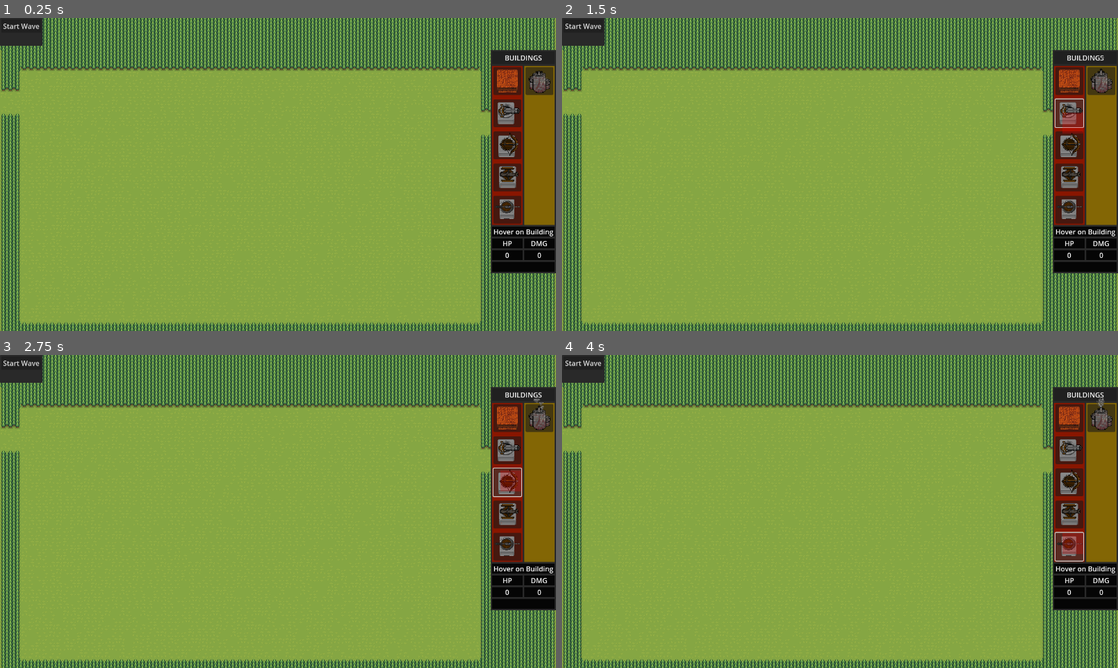
Above: before the commit, frames 1-4 (two rows, left to right).
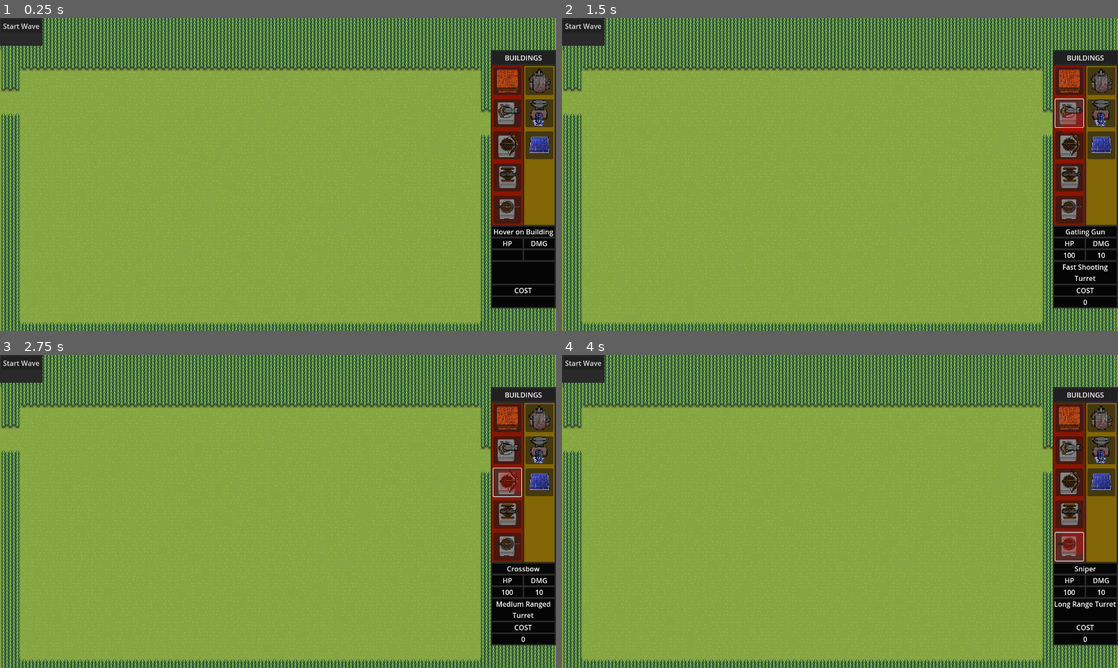
Above: after the commit, the same moments.

Repository: Krish-Dubey/uwa-game-jam
Game: Godot game, scene res://scenes/map.tscn
Same seed, same stepped clock (60 frames per second), same inputs: the game is played once before the commit and once after it. The engine's default icon, where the game draws it, is replaced by a stand-in: a white triangle on a blue panel in a dark square.
Inputs (mouse positions are in pixels of both pictures, inside the frame that each line leads up to):
- Up to frame 1 (0.25 s): no input
- Up to frame 2 (1.5 s): click (1067, 80) at 0.5 s; click (1067, 111) at 1.25 s
- Up to frame 3 (2.75 s): click (505, 483) at 2 s
- Up to frame 4 (4 s): click (1067, 514) at 2.75 s; click (1067, 545) at 3.5 s

The runs differ from the first frame. In frame 1, 2.3% of the frame differs, in the area x 88-100%, y 16-93%; in frame 2, 2.5%; in frame 3, 2.5%; in frame 4, 2.6%, in the area x 88-100%, y 13-93%.

Commit message:
added building cost, pollution filter and solar panel

Diff:
--- /dev/null
+++ b/scenes/building_info_ui.gd
@@ -0,0 +1,20 @@
+extends Control
+
+@export var label_name : Label
+@export var label_hp : Label
+@export var label_dmg : Label
+@export var label_tooltip : Label
+@export var label_cost : Label
+
+var ui_name = "Hover on Building"
+var ui_hp = ""
+var ui_dmg = ""
+var ui_tooltip = ""
+var ui_cost = ""
+
+func _process(delta: float) -> void:
+	label_name.text = ui_name
+	label_hp.text = str(ui_hp)
+	label_dmg.text = str(ui_dmg)
+	label_tooltip.text = ui_tooltip
+	label_cost.text = str(ui_cost)
--- a/scenes/buildings/cannon.tscn
+++ b/scenes/buildings/cannon.tscn
@@ -9,6 +9,7 @@
 [node name="cannon" type="Node2D"]
 
 [node name="Turret" type="Node2D" parent="." node_paths=PackedStringArray("projectile_spawn_position")]
+y_sort_enabled = true
 position = Vector2(0, -10.935)
 scale = Vector2(0.25, 0.25)
 script = ExtResource("1_0285d")
@@ -32,11 +33,13 @@
 texture = ExtResource("4_5saov")
 
 [node name="Sprite2D" type="Sprite2D" parent="."]
+y_sort_enabled = true
 position = Vector2(0, -3.75)
 scale = Vector2(1, 1.2)
 texture = ExtResource("5_uvlre")
 
 [node name="Sprite2D3" type="Sprite2D" parent="."]
+y_sort_enabled = true
 position = Vector2(0, 27.65)
 scale = Vector2(0.916667, 0.1)
 texture = ExtResource("4_5saov")
--- /dev/null
+++ b/scenes/buildings/pollution_filter.tscn
@@ -0,0 +1,31 @@
+[gd_scene load_steps=5 format=3 uid="uid://c6num1hrus3"]
+
+[ext_resource type="Texture2D" uid="uid://bqj7k1cp6j4cv" path="res://sprite/pollution-filter-w-funnel/tile000.png" id="1_cdflo"]
+[ext_resource type="Texture2D" uid="uid://dan1hhpgsycj4" path="res://sprite/pollution-filter-w-funnel/tile001.png" id="2_mscor"]
+[ext_resource type="Texture2D" uid="uid://ce44ha3eo3ex8" path="res://sprite/pollution-filter-w-funnel/tile002.png" id="3_n2h1d"]
+
+[sub_resource type="SpriteFrames" id="SpriteFrames_a5fwa"]
+animations = [{
+"frames": [{
+"duration": 1.0,
+"texture": ExtResource("1_cdflo")
+}, {
+"duration": 1.0,
+"texture": ExtResource("2_mscor")
+}, {
+"duration": 1.0,
+"texture": ExtResource("3_n2h1d")
+}],
+"loop": true,
+"name": &"default",
+"speed": 5.0
+}]
+
+[node name="Pollution Filter" type="Node2D"]
+y_sort_enabled = true
+
+[node name="AnimatedSprite2D" type="AnimatedSprite2D" parent="."]
+scale = Vector2(0.062, 0.062)
+sprite_frames = SubResource("SpriteFrames_a5fwa")
+autoplay = "default"
+frame_progress = 0.512559
--- /dev/null
+++ b/scenes/buildings/solar_panel.tscn
@@ -0,0 +1,10 @@
+[gd_scene load_steps=2 format=3 uid="uid://bxj0s3q4c3wj3"]
+
+[ext_resource type="Texture2D" uid="uid://cm0mh5tqs3a4r" path="res://sprite/solar_panel.png" id="1_a33p7"]
+
+[node name="solar_panel" type="Node2D"]
+
+[node name="Sprite2D" type="Sprite2D" parent="."]
+y_sort_enabled = true
+scale = Vector2(0.03, 0.03)
+texture = ExtResource("1_a33p7")
--- a/scenes/buildings/ui_cannon.tscn
+++ b/scenes/buildings/ui_cannon.tscn
@@ -11,6 +11,11 @@
 offset_bottom = 40.0
 script = ExtResource("1_c64xb")
 tile_id = 4
+building_name = "Cannon"
+building_hp = 100
+building_dmg = 10
+building_tooltip = "Deal Splash Damage"
+building_cost = "100"
 
 [node name="Turret" type="Node2D" parent="."]
 position = Vector2(32.645, 25.095)
@@ -33,4 +38,6 @@
 scale = Vector2(4, 4.8)
 texture = ExtResource("3_lln18")
 
+[connection signal="mouse_entered" from="." to="." method="_on_mouse_entered"]
+[connection signal="mouse_exited" from="." to="." method="_on_mouse_exited"]
 [connection signal="pressed" from="." to="." method="_on_pressed"]
--- a/scenes/buildings/ui_crossbow.tscn
+++ b/scenes/buildings/ui_crossbow.tscn
@@ -29,6 +29,11 @@
 offset_bottom = 64.0
 script = ExtResource("1_3h6d8")
 tile_id = 3
+building_name = "Crossbow"
+building_hp = 100
+building_dmg = 10
+building_tooltip = "Medium Ranged Turret"
+building_cost = "100"
 
 [node name="Container" type="Node2D" parent="."]
 position = Vector2(7, 7)
@@ -47,4 +52,6 @@
 sprite_frames = SubResource("SpriteFrames_l77uo")
 frame = 2
 
+[connection signal="mouse_entered" from="." to="." method="_on_mouse_entered"]
+[connection signal="mouse_exited" from="." to="." method="_on_mouse_exited"]
 [connection signal="pressed" from="." to="." method="_on_pressed"]
--- a/scenes/buildings/ui_factory.tscn
+++ b/scenes/buildings/ui_factory.tscn
@@ -62,7 +62,7 @@
 "duration": 1.0,
 "texture": ExtResource("14_hf1qr")
 }],
-"loop": true,
+"loop": false,
 "name": &"default",
 "speed": 8.0
 }]
@@ -73,12 +73,15 @@
 offset_bottom = 23.0
 script = ExtResource("1_304sq")
 tile_id = 6
+building_name = "Factory"
+building_hp = 50
+building_tooltip = "Generates Energy and Pollution"
+building_cost = "50"
 
 [node name="AnimatedSprite2D" type="AnimatedSprite2D" parent="."]
 position = Vector2(33, 33)
 scale = Vector2(0.08, 0.08)
 sprite_frames = SubResource("SpriteFrames_8s1hs")
-autoplay = "default"
 
 [node name="Sprite2D" type="Sprite2D" parent="AnimatedSprite2D"]
 z_index = -1
@@ -86,4 +89,6 @@
 scale = Vector2(12.385, 22.085)
 texture = ExtResource("15_d4uvb")
 
+[connection signal="mouse_entered" from="." to="." method="_on_mouse_entered"]
+[connection signal="mouse_exited" from="." to="." method="_on_mouse_exited"]
 [connection signal="pressed" from="." to="." method="_on_pressed"]
--- a/scenes/buildings/ui_gatling_gun.tscn
+++ b/scenes/buildings/ui_gatling_gun.tscn
@@ -11,6 +11,11 @@
 offset_bottom = 64.0
 script = ExtResource("1_ewj62")
 tile_id = 1
+building_name = "Gatling Gun"
+building_hp = 100
+building_dmg = 10
+building_tooltip = "Fast Shooting Turret"
+building_cost = "100"
 
 [node name="Container" type="Node2D" parent="."]
 position = Vector2(4, 7)
@@ -32,4 +37,6 @@
 scale = Vector2(0.0375, 0.0375)
 texture = ExtResource("3_x8244")
 
+[connection signal="mouse_entered" from="." to="." method="_on_mouse_entered"]
+[connection signal="mouse_exited" from="." to="." method="_on_mouse_exited"]
 [connection signal="pressed" from="." to="." method="_on_pressed"]
--- /dev/null
+++ b/scenes/buildings/ui_pollution_filter.tscn
@@ -0,0 +1,42 @@
+[gd_scene load_steps=6 format=3 uid="uid://bu0eksit6w4yt"]
+
+[ext_resource type="Script" uid="uid://dv3p6fjk7w5sa" path="res://scripts/ui_building_button.gd" id="1_7phsk"]
+[ext_resource type="Texture2D" uid="uid://bqj7k1cp6j4cv" path="res://sprite/pollution-filter-w-funnel/tile000.png" id="1_aawgw"]
+[ext_resource type="Texture2D" uid="uid://dan1hhpgsycj4" path="res://sprite/pollution-filter-w-funnel/tile001.png" id="2_7phsk"]
+[ext_resource type="Texture2D" uid="uid://ce44ha3eo3ex8" path="res://sprite/pollution-filter-w-funnel/tile002.png" id="3_rqnfv"]
+
+[sub_resource type="SpriteFrames" id="SpriteFrames_hgjvg"]
+animations = [{
+"frames": [{
+"duration": 1.0,
+"texture": ExtResource("1_aawgw")
+}, {
+"duration": 1.0,
+"texture": ExtResource("2_7phsk")
+}, {
+"duration": 1.0,
+"texture": ExtResource("3_rqnfv")
+}],
+"loop": false,
+"name": &"default",
+"speed": 5.0
+}]
+
+[node name="ui_pollution_filter" type="Button"]
+custom_minimum_size = Vector2(64, 64)
+offset_right = 40.0
+offset_bottom = 40.0
+script = ExtResource("1_7phsk")
+tile_id = 7
+building_name = "Pollution Filter"
+building_hp = 25
+building_tooltip = "Filters Pollution"
+
+[node name="AnimatedSprite2D" type="AnimatedSprite2D" parent="."]
+position = Vector2(31, 37)
+scale = Vector2(0.051, 0.051)
+sprite_frames = SubResource("SpriteFrames_hgjvg")
+
+[connection signal="mouse_entered" from="." to="." method="_on_mouse_entered"]
+[connection signal="mouse_exited" from="." to="." method="_on_mouse_exited"]
+[connection signal="pressed" from="." to="." method="_on_pressed"]
--- a/scenes/buildings/ui_sniper.tscn
+++ b/scenes/buildings/ui_sniper.tscn
@@ -12,6 +12,10 @@
 offset_bottom = 23.0
 script = ExtResource("1_airp7")
 tile_id = 5
+building_name = "Sniper"
+building_hp = 100
+building_dmg = 10
+building_tooltip = "Long Range Turret"
 
 [node name="Turret" type="Node2D" parent="."]
 position = Vector2(30.801, 25.025)
@@ -39,4 +43,6 @@
 scale = Vector2(0.25, 0.25)
 texture = ExtResource("5_xakib")
 
+[connection signal="mouse_entered" from="." to="." method="_on_mouse_entered"]
+[connection signal="mouse_exited" from="." to="." method="_on_mouse_exited"]
 [connection signal="pressed" from="." to="." method="_on_pressed"]
--- /dev/null
+++ b/scenes/buildings/ui_solar_panel.tscn
@@ -0,0 +1,24 @@
+[gd_scene load_steps=3 format=3 uid="uid://d16vdrilnng6j"]
+
+[ext_resource type="Texture2D" uid="uid://cm0mh5tqs3a4r" path="res://sprite/solar_panel.png" id="1_7o06k"]
+[ext_resource type="Script" uid="uid://dv3p6fjk7w5sa" path="res://scripts/ui_building_button.gd" id="1_i00f4"]
+
+[node name="ui_solar_panel" type="Button"]
+custom_minimum_size = Vector2(64, 64)
+offset_right = 40.0
+offset_bottom = 40.0
+script = ExtResource("1_i00f4")
+tile_id = 8
+building_name = "Solar Panel"
+building_hp = 25
+building_tooltip = "Generates Energy"
+building_cost = 75
+
+[node name="Sprite2D" type="Sprite2D" parent="."]
+position = Vector2(32, 30)
+scale = Vector2(0.03, 0.03)
+texture = ExtResource("1_7o06k")
+
+[connection signal="mouse_entered" from="." to="." method="_on_mouse_entered"]
+[connection signal="mouse_exited" from="." to="." method="_on_mouse_exited"]
+[connection signal="pressed" from="." to="." method="_on_pressed"]
--- a/scenes/buildings/ui_wall.tscn
+++ b/scenes/buildings/ui_wall.tscn
@@ -9,9 +9,15 @@
 offset_bottom = 64.0
 script = ExtResource("1_01qww")
 tile_id = 2
+building_name = "Wall"
+building_hp = 500
+building_tooltip = "A Sturdy Wall"
+building_cost = "25"
 
 [node name="Sprite2D" type="Sprite2D" parent="."]
 position = Vector2(32, 32)
 texture = ExtResource("2_xxvt8")
 
+[connection signal="mouse_entered" from="." to="." method="_on_mouse_entered"]
+[connection signal="mouse_exited" from="." to="." method="_on_mouse_exited"]
 [connection signal="pressed" from="." to="." method="_on_pressed"]
--- a/scenes/map.tscn
+++ b/scenes/map.tscn
@@ -11,12 +11,17 @@
 [ext_resource type="PackedScene" uid="uid://dc3buixp5hk8k" path="res://scenes/buildings/sniper.tscn" id="6_c00ee"]
 [ext_resource type="Script" uid="uid://bimc0rfprmy7v" path="res://scripts/enemy_info.gd" id="6_nakos"]
 [ext_resource type="PackedScene" uid="uid://nhig576y7io5" path="res://scenes/buildings/factory.tscn" id="7_c70he"]
+[ext_resource type="PackedScene" uid="uid://c6num1hrus3" path="res://scenes/buildings/pollution_filter.tscn" id="8_4b7dj"]
+[ext_resource type="PackedScene" uid="uid://bxj0s3q4c3wj3" path="res://scenes/buildings/solar_panel.tscn" id="9_2cfcp"]
 [ext_resource type="PackedScene" uid="uid://kekudgb61vu8" path="res://scenes/buildings/ui_crossbow.tscn" id="9_blm8a"]
 [ext_resource type="PackedScene" uid="uid://c2gfat4iqh5xk" path="res://scenes/buildings/ui_wall.tscn" id="9_mlgqr"]
 [ext_resource type="PackedScene" uid="uid://bvap245prb28r" path="res://scenes/buildings/ui_gatling_gun.tscn" id="10_mlgqr"]
+[ext_resource type="Script" uid="uid://byluuxwk7m40e" path="res://scenes/building_info_ui.gd" id="12_mo32q"]
 [ext_resource type="PackedScene" uid="uid://bahpg4a8ojpee" path="res://scenes/buildings/ui_cannon.tscn" id="13_gw3fx"]
 [ext_resource type="PackedScene" uid="uid://cvrxj85vd67oc" path="res://scenes/buildings/ui_sniper.tscn" id="15_p7tei"]
 [ext_resource type="PackedScene" uid="uid://cqjuu8yn6hh26" path="res://scenes/buildings/ui_factory.tscn" id="17_mo32q"]
+[ext_resource type="PackedScene" uid="uid://bu0eksit6w4yt" path="res://scenes/buildings/ui_pollution_filter.tscn" id="19_m335s"]
+[ext_resource type="PackedScene" uid="uid://d16vdrilnng6j" path="res://scenes/buildings/ui_solar_panel.tscn" id="20_sq6bu"]
 
 [sub_resource type="NavigationPolygon" id="NavigationPolygon_c7s6e"]
 vertices = PackedVector2Array(8, 8, -8, 8, -8, -8, 8, -8)
@@ -1674,6 +1679,8 @@
 scenes/4/scene = ExtResource("5_wslke")
 scenes/5/scene = ExtResource("6_c00ee")
 scenes/6/scene = ExtResource("7_c70he")
+scenes/7/scene = ExtResource("8_4b7dj")
+scenes/8/scene = ExtResource("9_2cfcp")
 
 [sub_resource type="TileSetScenesCollectionSource" id="TileSetScenesCollectionSource_mlgqr"]
 
@@ -1822,7 +1829,7 @@
 mouse_filter = 2
 color = Color(0.252028, 0.252028, 0.252028, 1)
 
-[node name="UI Top Right" type="Control" parent="UI"]
+[node name="UI Top Right" type="Control" parent="UI" node_paths=PackedStringArray("label_name", "label_hp", "label_dmg", "label_tooltip", "label_cost")]
 layout_mode = 3
 anchors_preset = 1
 anchor_left = 1.0
@@ -1830,6 +1837,12 @@
 offset_left = -40.0
 offset_bottom = 40.0
 grow_horizontal = 0
+script = ExtResource("12_mo32q")
+label_name = NodePath("PanelContainer/MarginContainer/VBoxContainer/PanelContainer2/building_label")
+label_hp = NodePath("PanelContainer/MarginContainer/VBoxContainer/HBoxContainer3/PanelContainer3/hp_value")
+label_dmg = NodePath("PanelContainer/MarginContainer/VBoxContainer/HBoxContainer3/PanelContainer4/dmg_value")
+label_tooltip = NodePath("PanelContainer/MarginContainer/VBoxContainer/PanelContainer4/Tooltip")
+label_cost = NodePath("PanelContainer/MarginContainer/VBoxContainer/PanelContainer6/cost_value")
 
 [node name="PanelContainer" type="PanelContainer" parent="UI/UI Top Right"]
 layout_mode = 1
@@ -1891,9 +1904,11 @@
 layout_mode = 2
 stretch_mode = 1
 
-[node name="ui_wall" parent="UI/UI Top Right/PanelContainer/MarginContainer/VBoxContainer/HBoxContainer/Defense Building Container/VBox/turret btn ui/AspectRatioContainer" node_paths=PackedStringArray("placement_script") instance=ExtResource("9_mlgqr")]
+[node name="ui_wall" parent="UI/UI Top Right/PanelContainer/MarginContainer/VBoxContainer/HBoxContainer/Defense Building Container/VBox/turret btn ui/AspectRatioContainer" node_paths=PackedStringArray("placement_script", "info_ui") instance=ExtResource("9_mlgqr")]
 layout_mode = 2
 placement_script = NodePath("../../../../../../../../../../../PlacementScript")
+info_ui = NodePath("../../../../../../../../..")
+building_cost = 0
 
 [node name="turret btn ui2" type="MarginContainer" parent="UI/UI Top Right/PanelContainer/MarginContainer/VBoxContainer/HBoxContainer/Defense Building Container/VBox"]
 layout_mode = 2
@@ -1906,9 +1921,11 @@
 layout_mode = 2
 stretch_mode = 0
 
-[node name="ui_gatling_gun" parent="UI/UI Top Right/PanelContainer/MarginContainer/VBoxContainer/HBoxContainer/Defense Building Container/VBox/turret btn ui2/AspectRatioContainer" node_paths=PackedStringArray("placement_script") instance=ExtResource("10_mlgqr")]
+[node name="ui_gatling_gun" parent="UI/UI Top Right/PanelContainer/MarginContainer/VBoxContainer/HBoxContainer/Defense Building Container/VBox/turret btn ui2/AspectRatioContainer" node_paths=PackedStringArray("placement_script", "info_ui") instance=ExtResource("10_mlgqr")]
 layout_mode = 2
 placement_script = NodePath("../../../../../../../../../../../PlacementScript")
+info_ui = NodePath("../../../../../../../../..")
+building_cost = 0
 
 [node name="turret btn ui3" type="MarginContainer" parent="UI/UI Top Right/PanelContainer/MarginContainer/VBoxContainer/HBoxContainer/Defense Building Container/VBox"]
 layout_mode = 2
@@ -1921,9 +1938,11 @@
 layout_mode = 2
 stretch_mode = 1
 
-[node name="ui_crossbow" parent="UI/UI Top Right/PanelContainer/MarginContainer/VBoxContainer/HBoxContainer/Defense Building Container/VBox/turret btn ui3/AspectRatioContainer" node_paths=PackedStringArray("placement_script") instance=ExtResource("9_blm8a")]
+[node name="ui_crossbow" parent="UI/UI Top Right/PanelContainer/MarginContainer/VBoxContainer/HBoxContainer/Defense Building Container/VBox/turret btn ui3/AspectRatioContainer" node_paths=PackedStringArray("placement_script", "info_ui") instance=ExtResource("9_blm8a")]
 layout_mode = 2
 placement_script = NodePath("../../../../../../../../../../../PlacementScript")
+info_ui = NodePath("../../../../../../../../..")
+building_cost = 0
 
 [node name="turret btn ui4" type="MarginContainer" parent="UI/UI Top Right/PanelContainer/MarginContainer/VBoxContainer/HBoxContainer/Defense Building Container/VBox"]
 layout_mode = 2
@@ -1936,9 +1955,11 @@
 layout_mode = 2
 stretch_mode = 1
 
-[node name="ui_cannon" parent="UI/UI Top Right/PanelContainer/MarginContainer/VBoxContainer/HBoxContainer/Defense Building Container/VBox/turret btn ui4/AspectRatioContainer" node_paths=PackedStringArray("placement_script") instance=ExtResource("13_gw3fx")]
+[node name="ui_cannon" parent="UI/UI Top Right/PanelContainer/MarginContainer/VBoxContainer/HBoxContainer/Defense Building Container/VBox/turret btn ui4/AspectRatioContainer" node_paths=PackedStringArray("placement_script", "info_ui") instance=ExtResource("13_gw3fx")]
 layout_mode = 2
 placement_script = NodePath("../../../../../../../../../../../PlacementScript")
+info_ui = NodePath("../../../../../../../../..")
+building_cost = 0
 
 [node name="turret btn ui5" type="MarginContainer" parent="UI/UI Top Right/PanelContainer/MarginContainer/VBoxContainer/HBoxContainer/Defense Building Container/VBox"]
 layout_mode = 2
@@ -1951,9 +1972,10 @@
 layout_mode = 2
 stretch_mode = 1
 
-[node name="ui_sniper" parent="UI/UI Top Right/PanelContainer/MarginContainer/VBoxContainer/HBoxContainer/Defense Building Container/VBox/turret btn ui5/AspectRatioContainer" node_paths=PackedStringArray("placement_script") instance=ExtResource("15_p7tei")]
+[node name="ui_sniper" parent="UI/UI Top Right/PanelContainer/MarginContainer/VBoxContainer/HBoxContainer/Defense Building Container/VBox/turret btn ui5/AspectRatioContainer" node_paths=PackedStringArray("placement_script", "info_ui") instance=ExtResource("15_p7tei")]
 layout_mode = 2
 placement_script = NodePath("../../../../../../../../../../../PlacementScript")
+info_ui = NodePath("../../../../../../../../..")
 
 [node name="Logistic Buildings Container" type="PanelContainer" parent="UI/UI Top Right/PanelContainer/MarginContainer/VBoxContainer/HBoxContainer"]
 layout_mode = 2
@@ -1973,15 +1995,50 @@
 layout_mode = 2
 stretch_mode = 1
 
-[node name="ui_factory" parent="UI/UI Top Right/PanelContainer/MarginContainer/VBoxContainer/HBoxContainer/Logistic Buildings Container/VBOX/turret btn ui/AspectRatioContainer" node_paths=PackedStringArray("placement_script") instance=ExtResource("17_mo32q")]
+[node name="ui_factory" parent="UI/UI Top Right/PanelContainer/MarginContainer/VBoxContainer/HBoxContainer/Logistic Buildings Container/VBOX/turret btn ui/AspectRatioContainer" node_paths=PackedStringArray("placement_script", "info_ui") instance=ExtResource("17_mo32q")]
 layout_mode = 2
 placement_script = NodePath("../../../../../../../../../../../PlacementScript")
+info_ui = NodePath("../../../../../../../../..")
+building_cost = 0
+
+[node name="turret btn ui2" type="MarginContainer" parent="UI/UI Top Right/PanelContainer/MarginContainer/VBoxContainer/HBoxContainer/Logistic Buildings Container/VBOX"]
+layout_mode = 2
+theme_override_constants/margin_left = 3
+theme_override_constants/margin_top = 3
+theme_override_constants/margin_right = 3
+theme_override_constants/margin_bottom = 3
+
+[node name="AspectRatioContainer" type="AspectRatioContainer" parent="UI/UI Top Right/PanelContainer/MarginContainer/VBoxContainer/HBoxContainer/Logistic Buildings Container/VBOX/turret btn ui2"]
+layout_mode = 2
+stretch_mode = 1
+
+[node name="ui_pollution_filter" parent="UI/UI Top Right/PanelContainer/MarginContainer/VBoxContainer/HBoxContainer/Logistic Buildings Container/VBOX/turret btn ui2/AspectRatioContainer" node_paths=PackedStringArray("placement_script", "info_ui") instance=ExtResource("19_m335s")]
+layout_mode = 2
+placement_script = NodePath("../../../../../../../../../../../PlacementScript")
+info_ui = NodePath("../../../../../../../../..")
+building_cost = 0
+
+[node name="turret btn ui3" type="MarginContainer" parent="UI/UI Top Right/PanelContainer/MarginContainer/VBoxContainer/HBoxContainer/Logistic Buildings Container/VBOX"]
+layout_mode = 2
+theme_override_constants/margin_left = 3
+theme_override_constants/margin_top = 3
+theme_override_constants/margin_right = 3
+theme_override_constants/margin_bottom = 3
+
+[node name="AspectRatioContainer" type="AspectRatioContainer" parent="UI/UI Top Right/PanelContainer/MarginContainer/VBoxContainer/HBoxContainer/Logistic Buildings Container/VBOX/turret btn ui3"]
+layout_mode = 2
+stretch_mode = 1
+
+[node name="ui_solar_panel" parent="UI/UI Top Right/PanelContainer/MarginContainer/VBoxContainer/HBoxContainer/Logistic Buildings Container/VBOX/turret btn ui3/AspectRatioContainer" node_paths=PackedStringArray("placement_script", "info_ui") instance=ExtResource("20_sq6bu")]
+layout_mode = 2
+placement_script = NodePath("../../../../../../../../../../../PlacementScript")
+info_ui = NodePath("../../../../../../../../..")
 
 [node name="PanelContainer2" type="PanelContainer" parent="UI/UI Top Right/PanelContainer/MarginContainer/VBoxContainer"]
 layout_mode = 2
 theme_override_styles/panel = SubResource("StyleBoxFlat_c70he")
 
-[node name="Label" type="Label" parent="UI/UI Top Right/PanelContainer/MarginContainer/VBoxContainer/PanelContainer2"]
+[node name="building_label" type="Label" parent="UI/UI Top Right/PanelContainer/MarginContainer/VBoxContainer/PanelContainer2"]
 layout_mode = 2
 text = "Hover on Building"
 horizontal_alignment = 1
@@ -1994,7 +2051,7 @@
 size_flags_horizontal = 3
 theme_override_styles/panel = SubResource("StyleBoxFlat_mo32q")
 
-[node name="Label" type="Label" parent="UI/UI Top Right/PanelContainer/MarginContainer/VBoxContainer/HBoxContainer2/PanelContainer"]
+[node name="hp_label" type="Label" parent="UI/UI Top Right/PanelContainer/MarginContainer/VBoxContainer/HBoxContainer2/PanelContainer"]
 layout_mode = 2
 text = "HP"
 horizontal_alignment = 1
@@ -2004,7 +2061,7 @@
 size_flags_horizontal = 3
 theme_override_styles/panel = SubResource("StyleBoxFlat_6k6j1")
 
-[node name="Label2" type="Label" parent="UI/UI Top Right/PanelContainer/MarginContainer/VBoxContainer/HBoxContainer2/PanelContainer2"]
+[node name="dmg_label" type="Label" parent="UI/UI Top Right/PanelContainer/MarginContainer/VBoxContainer/HBoxContainer2/PanelContainer2"]
 layout_mode = 2
 text = "DMG"
 horizontal_alignment = 1
@@ -2017,7 +2074,7 @@
 size_flags_horizontal = 3
 theme_override_styles/panel = SubResource("StyleBoxFlat_m335s")
 
-[node name="Label" type="Label" parent="UI/UI Top Right/PanelContainer/MarginContainer/VBoxContainer/HBoxContainer3/PanelContainer3"]
+[node name="hp_value" type="Label" parent="UI/UI Top Right/PanelContainer/MarginContainer/VBoxContainer/HBoxContainer3/PanelContainer3"]
 layout_mode = 2
 text = "0"
 horizontal_alignment = 1
@@ -2027,7 +2084,7 @@
 size_flags_horizontal = 3
 theme_override_styles/panel = SubResource("StyleBoxFlat_sq6bu")
 
-[node name="Label" type="Label" parent="UI/UI Top Right/PanelContainer/MarginContainer/VBoxContainer/HBoxContainer3/PanelContainer4"]
+[node name="dmg_value" type="Label" parent="UI/UI Top Right/PanelContainer/MarginContainer/VBoxContainer/HBoxContainer3/PanelContainer4"]
 layout_mode = 2
 text = "0"
 horizontal_alignment = 1
@@ -2037,9 +2094,33 @@
 size_flags_horizontal = 3
 theme_override_styles/panel = SubResource("StyleBoxFlat_sq6bu")
 
-[node name="Label" type="Label" parent="UI/UI Top Right/PanelContainer/MarginContainer/VBoxContainer/PanelContainer4"]
+[node name="Tooltip" type="Label" parent="UI/UI Top Right/PanelContainer/MarginContainer/VBoxContainer/PanelContainer4"]
+custom_minimum_size = Vector2(0, 50)
 layout_mode = 2
 horizontal_alignment = 1
+autowrap_mode = 2
+
+[node name="PanelContainer5" type="PanelContainer" parent="UI/UI Top Right/PanelContainer/MarginContainer/VBoxContainer"]
+layout_mode = 2
+size_flags_horizontal = 3
+theme_override_styles/panel = SubResource("StyleBoxFlat_sq6bu")
+
+[node name="cost_label" type="Label" parent="UI/UI Top Right/PanelContainer/MarginContainer/VBoxContainer/PanelContainer5"]
+layout_mode = 2
+text = "COST"
+horizontal_alignment = 1
+autowrap_mode = 2
+justification_flags = 161
+
+[node name="PanelContainer6" type="PanelContainer" parent="UI/UI Top Right/PanelContainer/MarginContainer/VBoxContainer"]
+layout_mode = 2
+size_flags_horizontal = 3
+theme_override_styles/panel = SubResource("StyleBoxFlat_sq6bu")
+
+[node name="cost_value" type="Label" parent="UI/UI Top Right/PanelContainer/MarginContainer/VBoxContainer/PanelContainer6"]
+layout_mode = 2
+horizontal_alignment = 1
+autowrap_mode = 2
 
 [connection signal="body_entered" from="EndPath/Area2D" to="EndPath/Area2D" method="_on_body_entered"]
 [connection signal="timeout" from="Spawn/SpawnTimer" to="Spawn" method="_on_spawn_timer_timeout"]
--- a/scripts/ui_building_button.gd
+++ b/scripts/ui_building_button.gd
@@ -2,8 +2,33 @@
 
 @export var tile_id : int
 @export var placement_script : Node2D
+@export var info_ui : Control
+
+@export var building_name : String
+@export var building_hp : int = 0
+@export var building_dmg : int = 0
+@export var building_tooltip : String
+@export var building_cost : int
 
 func _on_pressed() -> void:
 	placement_script.build_mode = true
 	placement_script.building_id = tile_id
 	pass
+
+
+func _on_mouse_entered() -> void:
+	info_ui.ui_name = building_name
+	info_ui.ui_hp = building_hp
+	info_ui.ui_dmg = building_dmg
+	info_ui.ui_tooltip = building_tooltip
+	info_ui.ui_cost = building_cost
+	pass # Replace with function body.
+
+
+func _on_mouse_exited() -> void:
+	info_ui.ui_name = "Hover on Building"
+	info_ui.ui_hp = ""
+	info_ui.ui_dmg = ""
+	info_ui.ui_tooltip = ""
+	info_ui.ui_cost = ""
+	pass # Replace with function body.
Not shown, added: scenes/building_info_ui.gd.uid
Not shown: 1 places in scenes/map.tscn that only renumber resources
